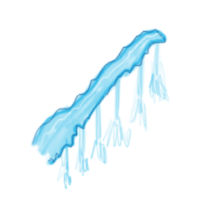
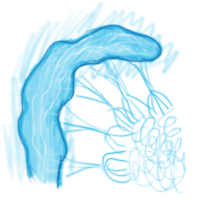
Layer changes from the first (200, 200) image to the second:
added layer "sting medium lines" above "sting medium pattern" over [left=16, top=23, right=164, bottom=190]
added layer "sting medium pattern" above "sting medium color" over [left=30, top=32, right=155, bottom=186]
added layer "sting medium color" above "sting small lines" over [left=2, top=1, right=188, bottom=195]
hid "sting small lines" over [left=30, top=27, right=167, bottom=165]
hid "sting small pattern" over [left=36, top=31, right=170, bottom=192]
hid "sting small color" over [left=29, top=27, right=170, bottom=190]
